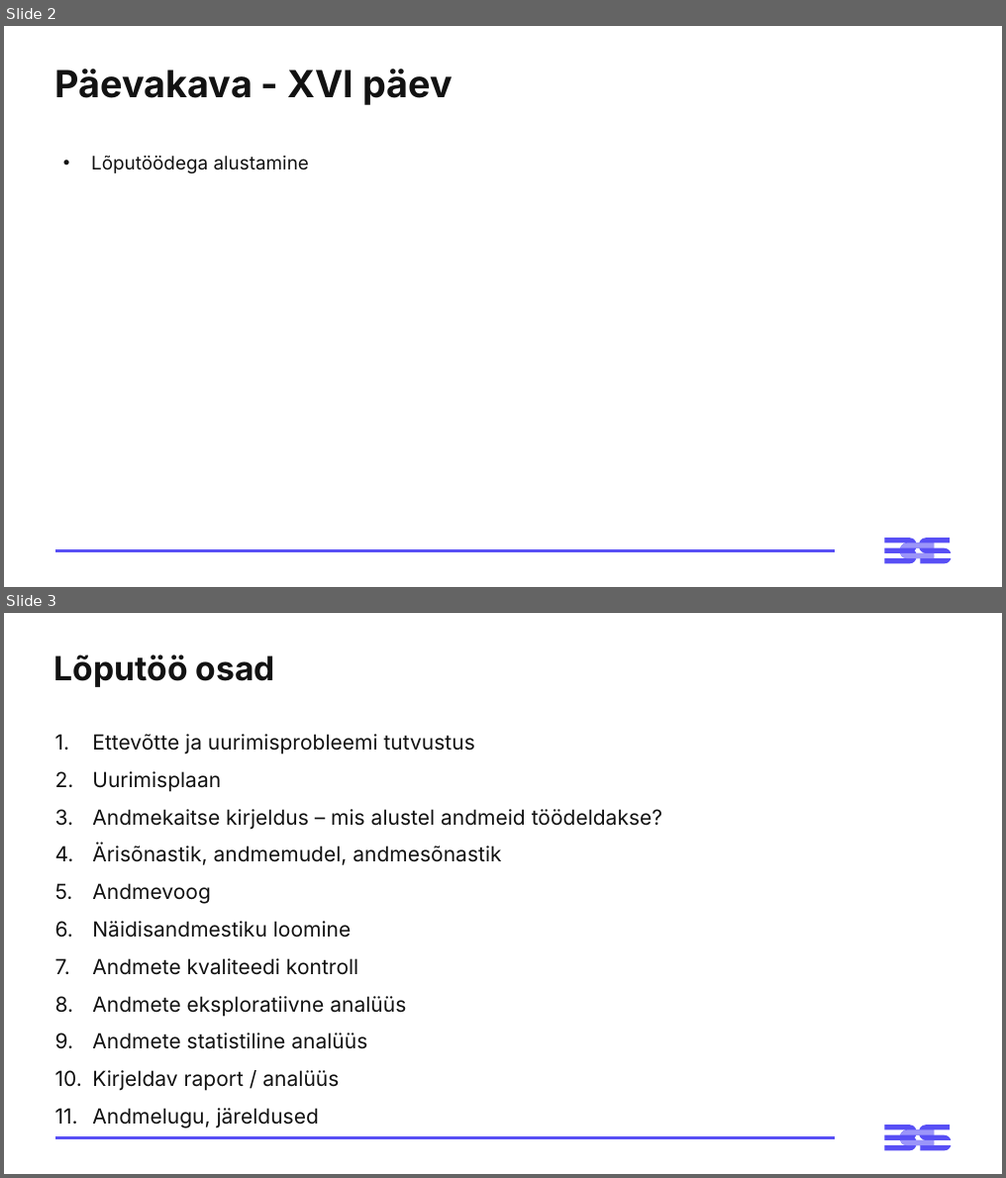
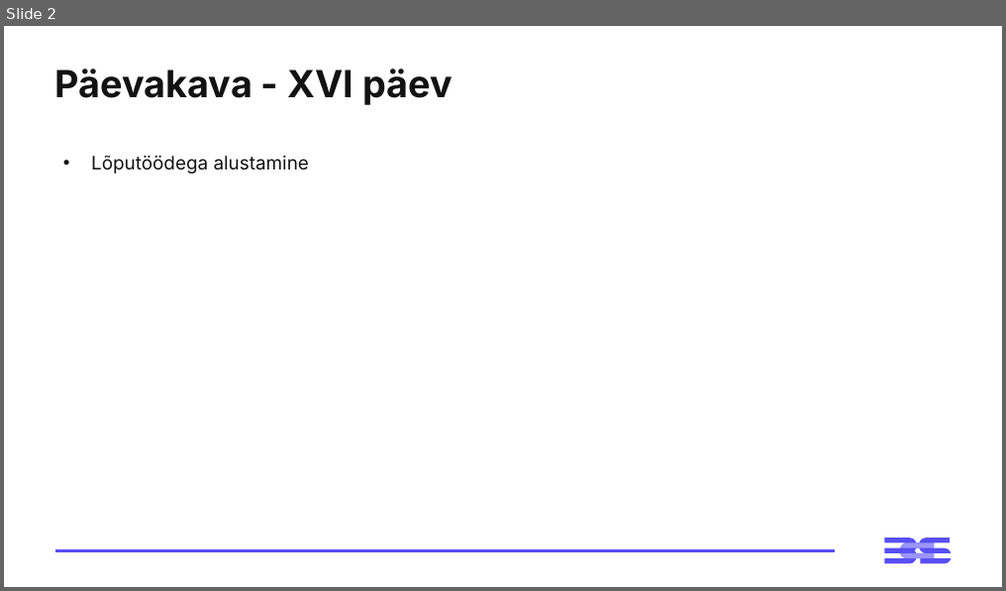
Before and after one commit to emilieabel/andmetarkus, a slide deck: Materjalid/Day16 Lõputööd/16-paev-andmetarkus-esitlus.pptx. Shown one above the other, each under a label of ours: slides 2 and 3 before the commit, slide 2 after it. The pictures are 1006x1178 and 1006x591 pixels, drawn with LibreOffice and Linux fonts; fonts in the diff are those of the drawing. Boxes give left, top, right and bottom in pixels: in the first picture for what was removed or moved away, otherwise in the second. Text is boxed around its words. In the diff, an @@ line names an element or a change of style, - is before the commit and + after.

```diff
--- a/Materjalid/Day16 Lõputööd/16-paev-andmetarkus-esitlus.pptx
+++ b/Materjalid/Day16 Lõputööd/16-paev-andmetarkus-esitlus.pptx
@@ slide 3 removed at (4, 613, 1002, 1174), background #FFFFFF; not listed: 3 template elements that a slide beside it also shows @@
@@ title removed at (54, 655, 275, 687) @@
-Lõputöö osad
@@ text removed at (92, 734, 662, 1091) @@
-1. Ettevõtte ja uurimisprobleemi tutvustus
-2. Uurimisplaan
-3. Andmekaitse kirjeldus – mis alustel andmeid töödeldakse?
-4. Ärisõnastik, andmemudel, andmesõnastik
-5. Andmevoog
-6. Näidisandmestiku loomine
-7. Andmete kvaliteedi kontroll
-8. Andmete eksploratiivne analüüs
-9. Andmete statistiline analüüs
-10. Kirjeldav raport / analüüs
-11. Andmelugu, järeldused
```
Also in this commit, not shown: 1 other slide removed, 57 other files.
